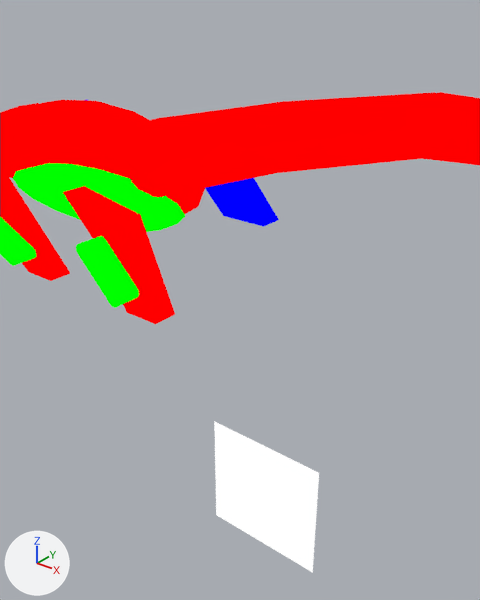
The Blender file assets-source/blender/motion/plesiosaurus-hop.blend, before and after one commit.
Both versions are drawn from a 50 mm lens placed at (89.86, -35.98, 22.21), pointed at (84.82, -29.67, 18.3). Arrows for +X, +Y and +Z are at lower left; the lights stay in place. The older version comes first.

The first picture shows 'DinoTycoon_Motion_plesiosaurus_hop_belly', 'DinoTycoon_Motion_plesiosaurus_hop_eye', 'DinoTycoon_Motion_plesiosaurus_hop_far_paddle1', 'DinoTycoon_Motion_plesiosaurus_hop_near_paddle0', 'DinoTycoon_Motion_plesiosaurus_hop_near_paddle1', 'DinoTycoon_Motion_plesiosaurus_hop_neck_0', 'DinoTycoon_Motion_plesiosaurus_hop_neck_1', 'DinoTycoon_Motion_plesiosaurus_hop_neck_2', 'DinoTycoon_Motion_plesiosaurus_hop_neck_joint_0', 'DinoTycoon_Motion_plesiosaurus_hop_neck_joint_2', 'DinoTycoon_Motion_plesiosaurus_hop_paddle_edge1_0', 'DinoTycoon_Motion_plesiosaurus_hop_trunk' and 6 more.
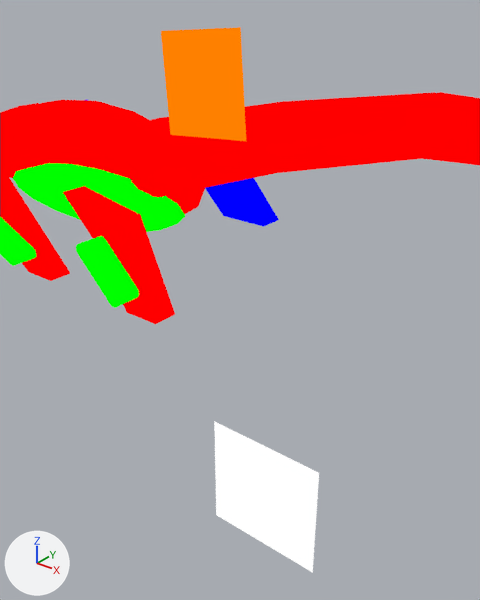
The newer file adds a shape key; the second version is drawn at full value of the shape key 'hop_03' of 'DinoTycoon_Motion_plesiosaurus_hop_eye_white', and the change is written as the vertex moves it makes.

What differs and where, as boxes [x1, y1, x2, y2] in the pictures (480 x 600 px):
'DinoTycoon_Motion_plesiosaurus_hop_eye_white', added (orange)
    after: [161, 27, 246, 141]

What changed in the scene script:
```text
Add mat_dinotycoon_role_y:
    mat_dinotycoon_role_y = emission_material('DinoTycoon_Role_Y')
    mat_dinotycoon_role_y.base_color = (1.0, 0.216, 0.0)  # orange #ff8000
Add me_dinotycoon_motion_plesiosaurus_hop_sample_eye_white:
    me_dinotycoon_motion_plesiosaurus_hop_sample_eye_white.from_pydata([(82.892, -29.0, 21.55), (84.288, -29.0, 21.649), (84.387, -29.0, 20.252), (82.99, -29.0, 20.154), (82.892, -29.0, 21.55), (84.288, -29.0, 21.649), (84.387, -29.0, 20.252), (82.99, -29.0, 20.154)], [], [(3, 2, 1, 0), (4, 5, 6, 7), (0, 1, 5, 4), (1, 2, 6, 5), (2, 3, 7, 6), (3, 0, 4, 7)])
    me_dinotycoon_motion_plesiosaurus_hop_sample_eye_white.materials.append(mat_dinotycoon_role_y)  # orange #ff8000
Add ob_dinotycoon_motion_plesiosaurus_hop_eye_white:
    ob_dinotycoon_motion_plesiosaurus_hop_eye_white = bpy.data.objects.new('DinoTycoon_Motion_plesiosaurus_hop_eye_white', me_dinotycoon_motion_plesiosaurus_hop_sample_eye_white)
    ob_dinotycoon_motion_plesiosaurus_hop_eye_white.location = (0.0, 0.0, 0.0)
```
